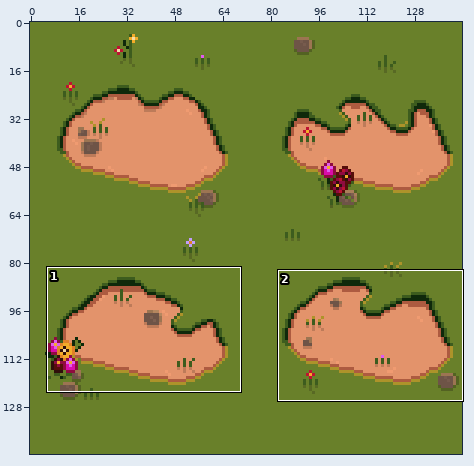
Sprite sheet, stored at Assets/Art/Sprites/Tilemaps/dirt patches.png. Above: a wide view before the commit, with the close-up outlined.
Close-up. Before the commit:
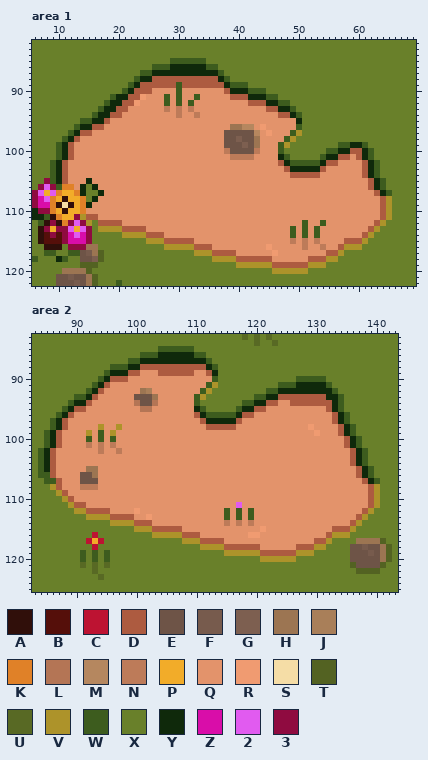
The file is 144x144 pixels. Colours within 5 levels of each other are drawn and written as one. Shown: area 1: x 6..69, y 82..122; area 2: x 83..143, y 83..125. The commit also changed other parts of the picture, which this record leaves out.
Palette (. is transparent): A #300f0a  B #550f0a  C #bd1332  D #ad5b40  E #6e5447  F #775b4d  G #7d5f50  H #9c7552  J #a97f59  K #e08128  L #b47555  M #b5875f  N #bd7b59  P #f2ac29  Q #e3936b  R #f09b71  S #f5dda6  T #536222  U #586924  V #ad932a  W #3d5c1e  X #69802a  Y #0f290b  Z #d90da9  2 #e15bf0  3 #8f0b40
Now the later version:
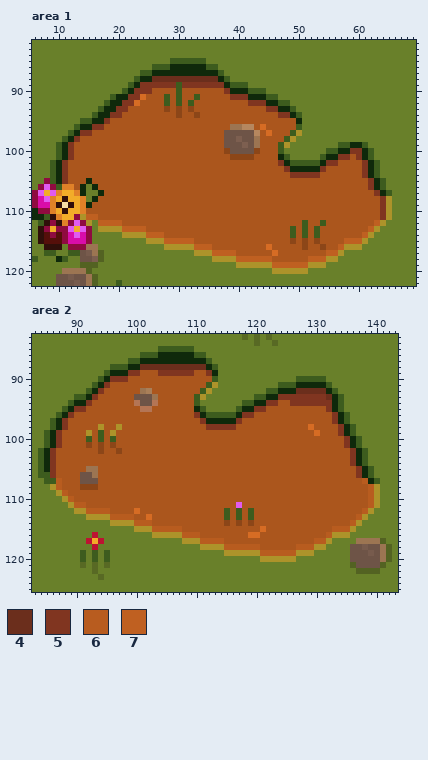
Colours new in this view: 4 #6b2e1c  5 #803520  6 #b85c1f  7 #bf6021
The exact change:
colour N: #bd7b59 -> #8c4618
colour Q: #e3936b -> #ab561d
colour R: #f09b71 -> #d66c24
Changed rows in their new state; - is a pixel that keeps its letter.
Area 1:
first column x 11:
 88 ---------------44444444444----------------------------
 89 -------------555555-5555555---------------------------
 90 ------------555------------5--------------------------
 91 -----------55---------------555-----------------------
 92 ----------55-------------------555--------------------
 93 ---------55-----------------------55------------------
 94 --------55--------------------------55----------------
 95 -------5----------------------------------------------
 96 -----55-----------------------------------------------
 97 ---55-------------------------------------------------
 98 --5---------------------------------------------------
 99 -5----------------------------------------------------
100 -5----------------------------------------------55----
101 -5--------------------------------------------55-5----
102 5-----------------------------------5-------55----5---
103 5------------------------------------5-----5------5---
104 5-------------------------------------55555-------5---
105 5--------------------------------------------------5--
106 ---------------------------------------------------5--
107 ----------------------------------------------------5-
108 -----------------------------------------------------5
109 -----------------------------------------------------5
110 -----------------------------------------------------5
111 ----77-----------------------------------------------5
112 ------7777------------------------------------------7-
113 ----------7777-------------------------------------7--
114 --------------777---------------------------------7---
115 -----------------77777-------------------------777----
116 ----------------------777---------------------7-------
117 -------------------------7777---------------77--------
118 -----------------------------777777------777----------
119 -----------------------------------777777-------------
Area 2:
first column x 86:
 88 ---------------44444444444----------------------------
 89 -------------55---555555--5---------------------------
 90 ----------555-----------------------------------------
 91 ---------5--------------------------------------------
 92 --------5--------------------------------44444--------
 93 -------5------------------------------555555554-------
 94 ------5-----------------------------55--5555555-------
 95 ----55----------------------------55----------5-------
 96 ---5--------------------5-------55-------------5------
 97 --5----------------------5-----5---------------5------
 98 --5-----------------------55555-----------------5-----
 99 -5----------------------------------------------5-----
100 -5-----------------------------------------------5----
101 -5-----------------------------------------------5----
102 5-------------------------------------------------5---
103 5-------------------------------------------------5---
104 5-------------------------------------------------5---
105 5--------------------------------------------------5--
106 5--------------------------------------------------5--
107 -6--------------------------------------------------6-
108 -6---------------------------------------------------6
109 --6--------------------------------------------------6
110 ---6-------------------------------------------------6
111 ----66-----------------------------------------------6
112 ------6666------------------------------------------6-
113 ----------6666-------------------------------------6--
114 --------------666---------------------------------6---
115 -----------------66666-------------------------666----
116 ----------------------666---------------------6-------
117 -------------------------6666---------------66--------
118 -----------------------------666666------666----------
119 -----------------------------------666666-------------
